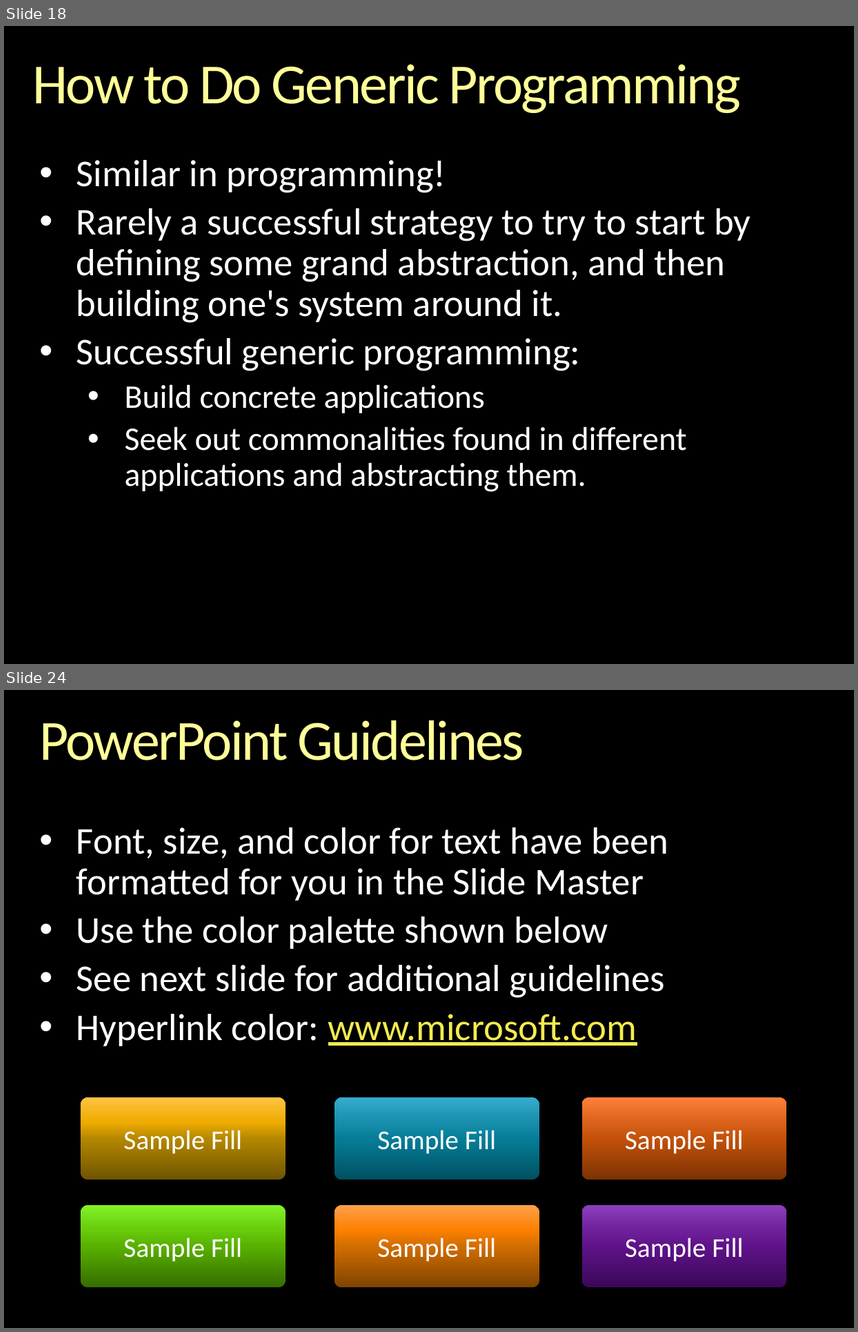
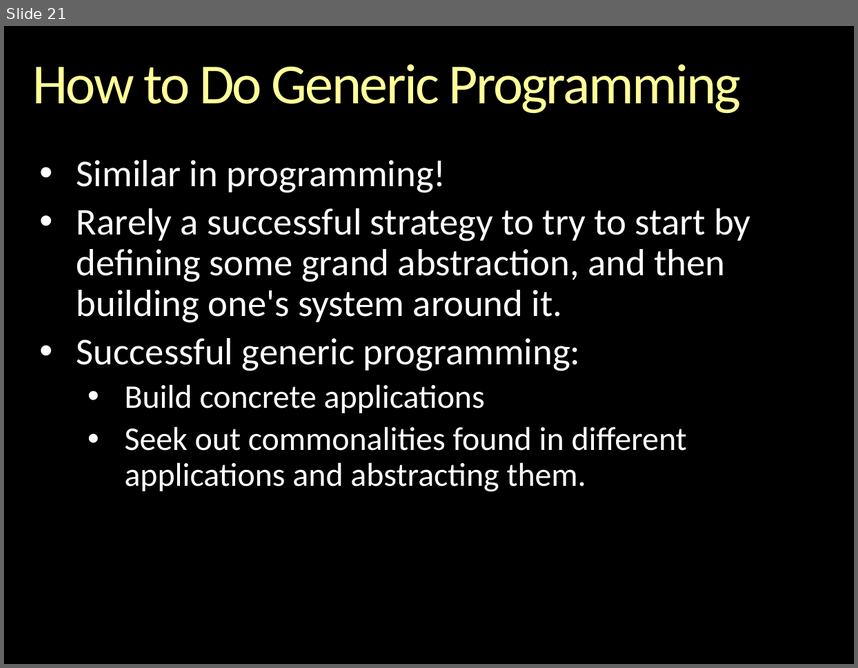
Before and after one commit to gcallah/indras_net, a slide deck: docs/GenericProgrammingAndABM.pptx. Shown one above the other, each under a label of ours: slides 18 and 24 before the commit, slide 21 after it; the slides between them are not shown. The pictures are 858x1332 and 858x668 pixels, drawn with LibreOffice and Linux fonts; fonts in the diff are those of the drawing; background and template pictures are left out. Boxes give left, top, right and bottom in pixels: in the first picture for what was removed or moved away, otherwise in the second. Text is boxed around its words. In the diff, an @@ line names an element or a change of style, - is before the commit and + after.

```diff
--- a/docs/GenericProgrammingAndABM.pptx
+++ b/docs/GenericProgrammingAndABM.pptx
@@ slide 24 removed at (x1=4, y1=690, x2=854, y2=1328), background picture (left out) @@
@@ title removed at (x1=39, y1=720, x2=524, y2=760) @@
-PowerPoint Guidelines
@@ text removed at (x1=76, y1=827, x2=668, y2=1046) @@
-• Font, size, and color for text have been formatted for you in the Slide Master
-• Use the color palette shown below
-• See next slide for additional guidelines
-• Hyperlink color: www.microsoft.com
@@ rounded rectangle removed at (x1=81, y1=1097, x2=286, y2=1180) @@
-Sample Fill
@@ rounded rectangle removed at (x1=335, y1=1097, x2=539, y2=1180) @@
-Sample Fill
@@ rounded rectangle removed at (x1=582, y1=1097, x2=787, y2=1180) @@
-Sample Fill
@@ rounded rectangle removed at (x1=81, y1=1205, x2=286, y2=1288) @@
-Sample Fill
@@ rounded rectangle removed at (x1=335, y1=1205, x2=539, y2=1288) @@
-Sample Fill
@@ rounded rectangle removed at (x1=582, y1=1205, x2=787, y2=1288) @@
-Sample Fill
@@ what was slide 18 is now slide 21 @@
```
Also in this commit, not shown: 6 slides changed, 4 slides added, 2 other slides removed.
